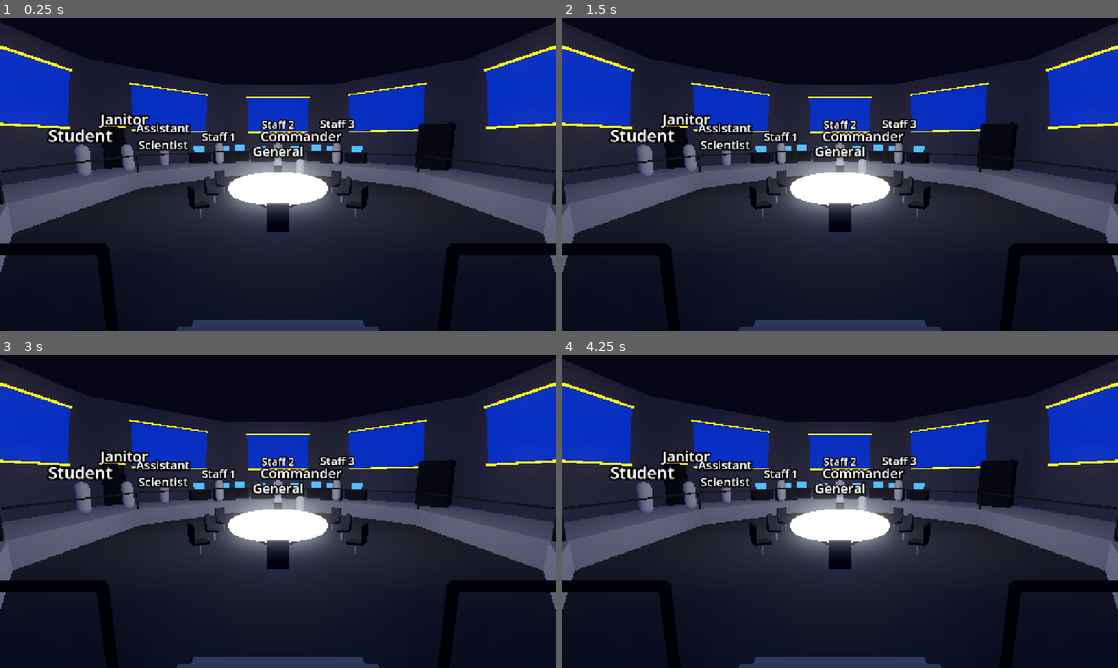
Above: before the commit, frames 1-4 (two rows, left to right).
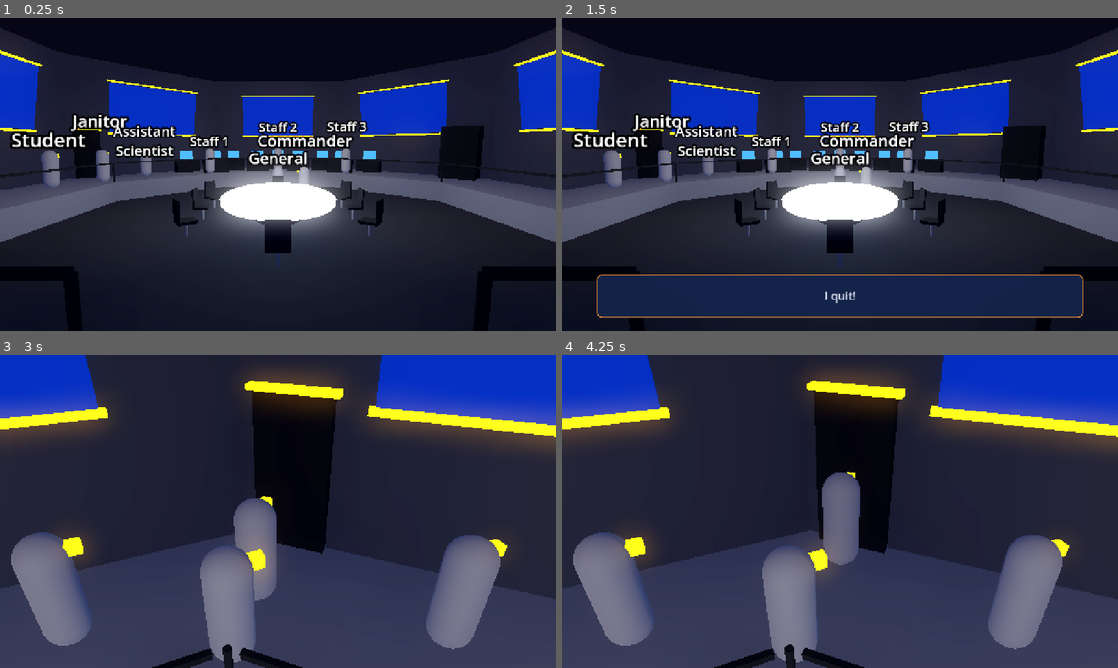
Above: after the commit, the same moments.

Repository: Kaleb-45/how-did-we-get-here
Game: Godot game, scene res://scenes/cutscene_intro.tscn
Two runs of this game, one before a commit and one after it. Both use one fixed random seed, a clock stepped at 60 frames per second and the inputs below. This scene is started directly instead of the project's main scene.
Inputs (mouse positions are in pixels of both pictures, inside the frame that each line leads up to):
- Up to frame 1 (0.25 s): no input
- Up to frame 2 (1.5 s): move the mouse to (962, 158) at 0.52 s; hold D 0.53-1.28 s; tap E at 0.6 s; click (962, 158) at 0.67 s; tap Space at 0.77 s; move the mouse to (728, 190) at 1.27 s; hold S from 1.28 s (still down); tap Tab at 1.35 s; click (728, 190) at 1.42 s
- Up to frame 3 (3 s): tap Space at 1.52, 2.75 s; tap Enter at 2 s; move the mouse to (333, 442) at 2.02 s; release S at 2.03 s; hold D 2.03-2.78 s; tap E at 2.1 s; click (333, 442) at 2.17 s; move the mouse to (250, 574) at 2.77 s; hold W from 2.78 s (still down); tap Tab at 2.85 s; click (250, 574) at 2.92 s
- Up to frame 4 (4.25 s): tap Space at 3.02, 3.77 s; move the mouse to (1006, 558) at 3.52 s; release W at 3.53 s; hold A from 3.53 s (still down); tap E at 3.6 s; click (1006, 558) at 3.67 s

The runs differ from the first frame. In frame 1, 26% of the frame differs, in the area x 0-100%, y 1-100%; in frame 2, 37%; in frame 3, 78%; in frame 4, 78%, in the area x 0-100%, y 0-100%.

Commit message:
Animate intro cutscene: camera cuts, people, subtitles, fade, then name screen
Co-Authored-By: Claude Sonnet 5.5 <noreply@anthropic.com>

Diff:
--- a/data/story.json
+++ b/data/story.json
@@ -238,6 +238,13 @@
       "AssistantScientist": "Assistant Scientist",
       "Janitor": "Janitor",
       "Student": "Student"
+    },
+    "subtitles": {
+      "_readme": "The subtitle lines at the bottom of the cutscene. The AnimationPlayer calls show_subtitle with one of these names at the right time.",
+      "commander_quit": "I quit!",
+      "general_who": "This mission launches on schedule. Who will run it?",
+      "general_need": "I need somebody. Anybody!",
+      "general_you": "You. I want you."
     }
   }
 }
--- a/scenes/cutscene_intro.tscn
+++ b/scenes/cutscene_intro.tscn
@@ -108,6 +108,429 @@
 glow_hdr_threshold = 0.9
 glow_blend_mode = 1
 
+[sub_resource type="BoxMesh" id="BoxMesh_nose"]
+size = Vector3(0.16, 0.16, 0.3)
+
+[sub_resource type="BoxMesh" id="BoxMesh_arm"]
+size = Vector3(0.18, 0.18, 0.9)
+
+[sub_resource type="Animation" id="Animation_intro"]
+resource_name = "intro"
+length = 23.0
+step = 0.1
+tracks/0/type = "value"
+tracks/0/imported = false
+tracks/0/enabled = true
+tracks/0/path = NodePath("Camera3D:position")
+tracks/0/interp = 1
+tracks/0/loop_wrap = true
+tracks/0/keys = {
+"times": PackedFloat32Array(0, 3, 5, 9, 12, 14, 17),
+"transitions": PackedFloat32Array(1, 1, 1, 1, 1, 1, 1),
+"update": 1,
+"values": [Vector3(0, 3, 10.6), Vector3(-6, 5.2, -3), Vector3(1.6, 2, -1.9), Vector3(0, 3, 10.6), Vector3(-1.3, 1.9, -3), Vector3(0, 1.9, -1.9), Vector3(-3.2, 4.4, -0.6)]
+}
+tracks/1/type = "value"
+tracks/1/imported = false
+tracks/1/enabled = true
+tracks/1/path = NodePath("Camera3D:rotation")
+tracks/1/interp = 1
+tracks/1/loop_wrap = true
+tracks/1/keys = {
+"times": PackedFloat32Array(0, 3, 5, 9, 12, 14, 17),
+"transitions": PackedFloat32Array(1, 1, 1, 1, 1, 1, 1),
+"update": 1,
+"values": [Vector3(-0.1121, 0, 0), Vector3(-0.539, 1.1607, 0), Vector3(-0.1865, 0.4831, 0), Vector3(-0.1121, 0, 0), Vector3(-0.1482, -0.588, 0), Vector3(-0.1304, 0, 0), Vector3(-0.3524, 1.0692, 0)]
+}
+tracks/2/type = "value"
+tracks/2/imported = false
+tracks/2/enabled = true
+tracks/2/path = NodePath("Camera3D:fov")
+tracks/2/interp = 1
+tracks/2/loop_wrap = true
+tracks/2/keys = {
+"times": PackedFloat32Array(0, 3, 5, 9, 12, 14, 17),
+"transitions": PackedFloat32Array(1, 1, 1, 1, 1, 1, 1),
+"update": 1,
+"values": [60, 45, 55, 60, 38, 42, 55]
+}
+tracks/3/type = "value"
+tracks/3/imported = false
+tracks/3/enabled = true
+tracks/3/path = NodePath("People/Person_Commander:position")
+tracks/3/interp = 1
+tracks/3/loop_wrap = true
+tracks/3/keys = {
+"times": PackedFloat32Array(0, 0.4, 0.8, 1.2, 1.6, 2, 2.999, 3, 3.4, 4.7),
+"transitions": PackedFloat32Array(1, 1, 0.5, 2, 1, 1, 1, 1, 1, 1),
+"update": 0,
+"values": [Vector3(1.5, 0, -4.8), Vector3(1.5, 0, -4.8), Vector3(1.5, 0.6, -4.8), Vector3(1.5, 0, -4.8), Vector3(1.5, 0, -4.8), Vector3(1.5, 0, -4.8), Vector3(1.5, 0, -4.8), Vector3(-10.2177, 1, -4.4901), Vector3(-10.2177, 1, -4.4901), Vector3(-11.2077, 1, -5.4801)]
+}
+tracks/4/type = "value"
+tracks/4/imported = false
+tracks/4/enabled = true
+tracks/4/path = NodePath("People/Person_Commander:rotation:y")
+tracks/4/interp = 1
+tracks/4/loop_wrap = true
+tracks/4/keys = {
+"times": PackedFloat32Array(0, 2.999, 3),
+"transitions": PackedFloat32Array(1, 1, 1),
+"update": 0,
+"values": [1.4711, 1.4711, 0.7854]
+}
+tracks/5/type = "value"
+tracks/5/imported = false
+tracks/5/enabled = true
+tracks/5/path = NodePath("People/Person_Commander:visible")
+tracks/5/interp = 1
+tracks/5/loop_wrap = true
+tracks/5/keys = {
+"times": PackedFloat32Array(0, 4.7),
+"transitions": PackedFloat32Array(1, 1),
+"update": 1,
+"values": [true, false]
+}
+tracks/6/type = "value"
+tracks/6/imported = false
+tracks/6/enabled = true
+tracks/6/path = NodePath("People/Person_General:rotation:y")
+tracks/6/interp = 1
+tracks/6/loop_wrap = true
+tracks/6/keys = {
+"times": PackedFloat32Array(0, 5.5, 6.5, 12, 12.4, 13, 13.6, 14),
+"transitions": PackedFloat32Array(1, 1, 1, 1, 1, 1, 1, 1),
+"update": 0,
+"values": [0, 0, 3.1416, 3.1416, 3.7416, 2.5416, 3.4416, 3.1416]
+}
+tracks/7/type = "value"
+tracks/7/imported = false
+tracks/7/enabled = true
+tracks/7/path = NodePath("People/Person_General/ArmPivot:visible")
+tracks/7/interp = 1
+tracks/7/loop_wrap = true
+tracks/7/keys = {
+"times": PackedFloat32Array(0, 14.2),
+"transitions": PackedFloat32Array(1, 1),
+"update": 1,
+"values": [false, true]
+}
+tracks/8/type = "value"
+tracks/8/imported = false
+tracks/8/enabled = true
+tracks/8/path = NodePath("People/Person_General/ArmPivot:rotation:x")
+tracks/8/interp = 1
+tracks/8/loop_wrap = true
+tracks/8/keys = {
+"times": PackedFloat32Array(0, 14.2, 14.9),
+"transitions": PackedFloat32Array(1, 1, 0.5),
+"update": 0,
+"values": [-1.5708, -1.5708, 0.2]
+}
+tracks/9/type = "value"
+tracks/9/imported = false
+tracks/9/enabled = true
+tracks/9/path = NodePath("People/Person_General/ArmPivot:rotation:y")
+tracks/9/interp = 1
+tracks/9/loop_wrap = true
+tracks/9/keys = {
+"times": PackedFloat32Array(0),
+"transitions": PackedFloat32Array(1),
+"update": 0,
+"values": [0.17]
+}
+tracks/10/type = "value"
+tracks/10/imported = false
+tracks/10/enabled = true
+tracks/10/path = NodePath("People/Person_Staff1:position")
+tracks/10/interp = 1
+tracks/10/loop_wrap = true
+tracks/10/keys = {
+"times": PackedFloat32Array(0, 9.3, 10.335, 10.8),
+"transitions": PackedFloat32Array(1, 1, 1, 1),
+"update": 0,
+"values": [Vector3(-4.7, 1, -8.17), Vector3(-4.7, 1, -8.17), Vector3(-3, 1, -8.7), Vector3(-3, 1, -9.5)]
+}
+tracks/11/type = "value"
+tracks/11/imported = false
+tracks/11/enabled = true
+tracks/11/path = NodePath("People/Person_Staff1:rotation:y")
+tracks/11/interp = 1
+tracks/11/loop_wrap = true
+tracks/11/keys = {
+"times": PackedFloat32Array(0, 9.29, 9.55, 10.325, 10.585),
+"transitions": PackedFloat32Array(1, 1, 1, 1, 1),
+"update": 0,
+"values": [0, 0, -1.2686, -1.2686, 0]
+}
+tracks/12/type = "value"
+tracks/12/imported = false
+tracks/12/enabled = true
+tracks/12/path = NodePath("People/Person_Staff1:scale")
+tracks/12/interp = 1
+tracks/12/loop_wrap = true
+tracks/12/keys = {
+"times": PackedFloat32Array(0, 10.8, 11.2),
+"transitions": PackedFloat32Array(1, 1, 1),
+"update": 0,
+"values": [Vector3(1, 1, 1), Vector3(1, 1, 1), Vector3(1, 0.55, 1)]
+}
+tracks/13/type = "value"
+tracks/13/imported = false
+tracks/13/enabled = true
+tracks/13/path = NodePath("People/Person_Staff2:position")
+tracks/13/interp = 1
+tracks/13/loop_wrap = true
+tracks/13/keys = {
+"times": PackedFloat32Array(0, 9.3, 10.5),
+"transitions": PackedFloat32Array(1, 1, 1),
+"update": 0,
+"values": [Vector3(0, 1, -9), Vector3(0, 1, -9), Vector3(0, 1, -10.3)]
+}
+tracks/14/type = "value"
+tracks/14/imported = false
+tracks/14/enabled = true
+tracks/14/path = NodePath("People/Person_Staff2:rotation:y")
+tracks/14/interp = 1
+tracks/14/loop_wrap = true
+tracks/14/keys = {
+"times": PackedFloat32Array(0, 9.29, 9.55),
+"transitions": PackedFloat32Array(1, 1, 1),
+"update": 0,
+"values": [0, 0, 0]
+}
+tracks/15/type = "value"
+tracks/15/imported = false
+tracks/15/enabled = true
+tracks/15/path = NodePath("People/Person_Staff2:scale")
+tracks/15/interp = 1
+tracks/15/loop_wrap = true
+tracks/15/keys = {
+"times": PackedFloat32Array(0, 10.5, 10.9),
+"transitions": PackedFloat32Array(1, 1, 1),
+"update": 0,
+"values": [Vector3(1, 1, 1), Vector3(1, 1, 1), Vector3(1, 0.55, 1)]
+}
+tracks/16/type = "value"
+tracks/16/imported = false
+tracks/16/enabled = true
+tracks/16/path = NodePath("People/Person_Staff3:position")
+tracks/16/interp = 1
+tracks/16/loop_wrap = true
+tracks/16/keys = {
+"times": PackedFloat32Array(0, 9.3, 9.9148, 10.7098, 11.35, 11.6),
+"transitions": PackedFloat32Array(1, 1, 1, 1, 1, 1),
+"update": 0,
+"values": [Vector3(4.7, 1, -8.17), Vector3(4.7, 1, -8.17), Vector3(6.5, 1, -7.5), Vector3(8.4, 1, -5.9), Vector3(10, 1, -4.7), Vector3(10.6, 1, -5.2)]
+}
+tracks/17/type = "value"
+tracks/17/imported = false
+tracks/17/enabled = true
+tracks/17/path = NodePath("People/Person_Staff3:rotation:y")
+tracks/17/interp = 1
+tracks/17/loop_wrap = true
+tracks/17/keys = {
+"times": PackedFloat32Array(0, 9.29, 9.55, 9.9048, 10.1648, 10.6998, 10.9598, 11.34, 11.6),
+"transitions": PackedFloat32Array(1, 1, 1, 1, 1, 1, 1, 1, 1),
+"update": 0,
+"values": [0, 0, -1.9271, -1.9271, -2.2707, -2.2707, -2.2143, -2.2143, -0.8761]
+}
+tracks/18/type = "value"
+tracks/18/imported = false
+tracks/18/enabled = true
+tracks/18/path = NodePath("People/Person_Staff3:visible")
+tracks/18/interp = 1
+tracks/18/loop_wrap = true
+tracks/18/keys = {
+"times": PackedFloat32Array(0, 11.7),
+"transitions": PackedFloat32Array(1, 1),
+"update": 1,
+"values": [true, false]
+}
+tracks/19/type = "value"
+tracks/19/imported = false
+tracks/19/enabled = true
+tracks/19/path = NodePath("People/Person_AssistantScientist:rotation:y")
+tracks/19/interp = 1
+tracks/19/loop_wrap = true
+tracks/19/keys = {
+"times": PackedFloat32Array(0, 17.5, 18.1),
+"transitions": PackedFloat32Array(1, 1, 1),
+"update": 0,
+"values": [0, 0, 2.8072]
+}
+tracks/20/type = "value"
+tracks/20/imported = false
+tracks/20/enabled = true
+tracks/20/path = NodePath("People/Person_Janitor:rotation:y")
+tracks/20/interp = 1
+tracks/20/loop_wrap = true
+tracks/20/keys = {
+"times": PackedFloat32Array(0, 18.3, 18.9, 19.3, 19.9),
+"transitions": PackedFloat32Array(1, 1, 1, 1, 1),
+"update": 0,
+"values": [0, 0, 2.615, 2.615, -0.3344]
+}
+tracks/21/type = "value"
+tracks/21/imported = false
+tracks/21/enabled = true
+tracks/21/path = NodePath("People/Person_Student:rotation:y")
+tracks/21/interp = 1
+tracks/21/loop_wrap = true
+tracks/21/keys = {
+"times": PackedFloat32Array(0, 19.4, 20),
+"transitions": PackedFloat32Array(1, 1, 1),
+"update": 0,
+"values": [0, 0, -0.5266]
+}
+tracks/22/type = "method"
+tracks/22/imported = false
+tracks/22/enabled = true
+tracks/22/path = NodePath(".")
+tracks/22/interp = 1
+tracks/22/loop_wrap = true
+tracks/22/keys = {
+"times": PackedFloat32Array(0.3, 2.8, 5.5, 8.8, 12.2, 13.8, 14.8, 16.8),
+"transitions": PackedFloat32Array(1, 1, 1, 1, 1, 1, 1, 1),
+"values": [{
+"args": ["commander_quit"],
+"method": &"show_subtitle"
+}, {
+"args": [],
+"method": &"hide_subtitle"
+}, {
+"args": ["general_who"],
+"method": &"show_subtitle"
+}, {
+"args": [],
+"method": &"hide_subtitle"
+}, {
+"args": ["general_need"],
+"method": &"show_subtitle"
+}, {
+"args": [],
+"method": &"hide_subtitle"
+}, {
+"args": ["general_you"],
+"method": &"show_subtitle"
+}, {
+"args": [],
+"method": &"hide_subtitle"
+}]
+}
+tracks/23/type = "value"
+tracks/23/imported = false
+tracks/23/enabled = true
+tracks/23/path = NodePath("CanvasLayer/Fade:color")
+tracks/23/interp = 1
+tracks/23/loop_wrap = true
+tracks/23/keys = {
+"times": PackedFloat32Array(0, 21, 23),
+"transitions": PackedFloat32Array(1, 1, 1),
+"update": 0,
+"values": [Color(0, 0, 0, 0), Color(0, 0, 0, 0), Color(0, 0, 0, 1)]
+}
+tracks/24/type = "value"
+tracks/24/imported = false
+tracks/24/enabled = true
+tracks/24/path = NodePath("People/Person_General/Label:visible")
+tracks/24/interp = 1
+tracks/24/loop_wrap = true
+tracks/24/keys = {
+"times": PackedFloat32Array(0, 3, 9, 12, 17),
+"transitions": PackedFloat32Array(1, 1, 1, 1, 1),
+"update": 1,
+"values": [true, false, true, false, true]
+}
+tracks/25/type = "value"
+tracks/25/imported = false
+tracks/25/enabled = true
+tracks/25/path = NodePath("People/Person_Commander/Label:visible")
+tracks/25/interp = 1
+tracks/25/loop_wrap = true
+tracks/25/keys = {
+"times": PackedFloat32Array(0, 3, 9, 12, 17),
+"transitions": PackedFloat32Array(1, 1, 1, 1, 1),
+"update": 1,
+"values": [true, false, true, false, true]
+}
+tracks/26/type = "value"
+tracks/26/imported = false
+tracks/26/enabled = true
+tracks/26/path = NodePath("People/Person_Staff1/Label:visible")
+tracks/26/interp = 1
+tracks/26/loop_wrap = true
+tracks/26/keys = {
+"times": PackedFloat32Array(0, 3, 9, 12, 17),
+"transitions": PackedFloat32Array(1, 1, 1, 1, 1),
+"update": 1,
+"values": [true, false, true, false, true]
+}
+tracks/27/type = "value"
+tracks/27/imported = false
+tracks/27/enabled = true
+tracks/27/path = NodePath("People/Person_Staff2/Label:visible")
+tracks/27/interp = 1
+tracks/27/loop_wrap = true
+tracks/27/keys = {
+"times": PackedFloat32Array(0, 3, 9, 12, 17),
+"transitions": PackedFloat32Array(1, 1, 1, 1, 1),
+"update": 1,
+"values": [true, false, true, false, true]
+}
+tracks/28/type = "value"
+tracks/28/imported = false
+tracks/28/enabled = true
+tracks/28/path = NodePath("People/Person_Staff3/Label:visible")
+tracks/28/interp = 1
+tracks/28/loop_wrap = true
+tracks/28/keys = {
+"times": PackedFloat32Array(0, 3, 9, 12, 17),
+"transitions": PackedFloat32Array(1, 1, 1, 1, 1),
+"update": 1,
+"values": [true, false, true, false, true]
+}
+tracks/29/type = "value"
+tracks/29/imported = false
+tracks/29/enabled = true
+tracks/29/path = NodePath("People/Person_AssistantScientist/Label:visible")
+tracks/29/interp = 1
+tracks/29/loop_wrap = true
+tracks/29/keys = {
+"times": PackedFloat32Array(0, 3, 9, 12, 17),
+"transitions": PackedFloat32Array(1, 1, 1, 1, 1),
+"update": 1,
+"values": [true, false, true, false, true]
+}
+tracks/30/type = "value"
+tracks/30/imported = false
+tracks/30/enabled = true
+tracks/30/path = NodePath("People/Person_Janitor/Label:visible")
+tracks/30/interp = 1
+tracks/30/loop_wrap = true
+tracks/30/keys = {
+"times": PackedFloat32Array(0, 3, 9, 12, 17),
+"transitions": PackedFloat32Array(1, 1, 1, 1, 1),
+"update": 1,
+"values": [true, false, true, false, true]
+}
+tracks/31/type = "value"
+tracks/31/imported = false
+tracks/31/enabled = true
+tracks/31/path = NodePath("People/Person_Student/Label:visible")
+tracks/31/interp = 1
+tracks/31/loop_wrap = true
+tracks/31/keys = {
+"times": PackedFloat32Array(0, 3, 9, 12, 17),
+"transitions": PackedFloat32Array(1, 1, 1, 1, 1),
+"update": 1,
+"values": [true, false, true, false, true]
+}
+
+[sub_resource type="AnimationLibrary" id="AnimationLibrary_intro"]
+_data = {
+&"intro": SubResource("Animation_intro")
+}
+
 [node name="CutsceneIntro" type="Node3D"]
 script = ExtResource("1_cut")
 
@@ -725,6 +1148,20 @@
 transform = Transform3D(1.0000, 0, 0, 0, 1.0000, 0, 0, 0, 1.0000, 0, 0.8500, 0)
 mesh = SubResource("CapsuleMesh_21")
 surface_material_override/0 = ExtResource("m_person_grey")
+
+[node name="Nose" type="MeshInstance3D" parent="People/Person_General"]
+transform = Transform3D(1, 0, 0, 0, 1, 0, 0, 0, 1, 0, 1.45, -0.3)
+mesh = SubResource("BoxMesh_nose")
+surface_material_override/0 = ExtResource("m_amber")
+
+[node name="ArmPivot" type="Node3D" parent="People/Person_General"]
+transform = Transform3D(1, 0, 0, 0, 0, 1, 0, -1, 0, 0.45, 1.35, 0)
+visible = false
+
+[node name="Arm" type="MeshInstance3D" parent="People/Person_General/ArmPivot"]
+transform = Transform3D(1, 0, 0, 0, 1, 0, 0, 0, 1, 0, 0, -0.45)
+mesh = SubResource("BoxMesh_arm")
+surface_material_override/0 = ExtResource("m_amber")
 
 [node name="Label" type="Label3D" parent="People/Person_General"]
 transform = Transform3D(1.0000, 0, 0, 0, 1.0000, 0, 0, 0, 1.0000, 0, 2.2000, 0)
@@ -743,6 +1180,11 @@
 mesh = SubResource("CapsuleMesh_21")
 surface_material_override/0 = ExtResource("m_person_grey")
 
+[node name="Nose" type="MeshInstance3D" parent="People/Person_Commander"]
+transform = Transform3D(1, 0, 0, 0, 1, 0, 0, 0, 1, 0, 1.45, -0.3)
+mesh = SubResource("BoxMesh_nose")
+surface_material_override/0 = ExtResource("m_amber")
+
 [node name="Label" type="Label3D" parent="People/Person_Commander"]
 transform = Transform3D(1.0000, 0, 0, 0, 1.0000, 0, 0, 0, 1.0000, 0, 3.2000, 0)
 pixel_size = 0.034
@@ -760,6 +1202,11 @@
 mesh = SubResource("CapsuleMesh_21")
 surface_material_override/0 = ExtResource("m_person_grey")
 
+[node name="Nose" type="MeshInstance3D" parent="People/Person_Staff1"]
+transform = Transform3D(1, 0, 0, 0, 1, 0, 0, 0, 1, 0, 1.45, -0.3)
+mesh = SubResource("BoxMesh_nose")
+surface_material_override/0 = ExtResource("m_amber")
+
 [node name="Label" type="Label3D" parent="People/Person_Staff1"]
 transform = Transform3D(1.0000, 0, 0, 0, 1.0000, 0, 0, 0, 1.0000, 0, 2.2000, 0)
 pixel_size = 0.034
@@ -777,6 +1224,11 @@
 mesh = SubResource("CapsuleMesh_21")
 surface_material_override/0 = ExtResource("m_person_grey")
 
+[node name="Nose" type="MeshInstance3D" parent="People/Person_Staff2"]
+transform = Transform3D(1, 0, 0, 0, 1, 0, 0, 0, 1, 0, 1.45, -0.3)
+mesh = SubResource("BoxMesh_nose")
+surface_material_override/0 = ExtResource("m_amber")
+
 [node name="Label" type="Label3D" parent="People/Person_Staff2"]
 transform = Transform3D(1.0000, 0, 0, 0, 1.0000, 0, 0, 0, 1.0000, 0, 3.2000, 0)
 pixel_size = 0.034
@@ -794,6 +1246,11 @@
 mesh = SubResource("CapsuleMesh_21")
 surface_material_override/0 = ExtResource("m_person_grey")
 
+[node name="Nose" type="MeshInstance3D" parent="People/Person_Staff3"]
+transform = Transform3D(1, 0, 0, 0, 1, 0, 0, 0, 1, 0, 1.45, -0.3)
+mesh = SubResource("BoxMesh_nose")
+surface_material_override/0 = ExtResource("m_amber")
+
 [node name="Label" type="Label3D" parent="People/Person_Staff3"]
 transform = Transform3D(1.0000, 0, 0, 0, 1.0000, 0, 0, 0, 1.0000, 0, 3.2000, 0)
 pixel_size = 0.034
@@ -811,6 +1268,11 @@
 mesh = SubResource("CapsuleMesh_21")
 surface_material_override/0 = ExtResource("m_person_grey")
 
+[node name="Nose" type="MeshInstance3D" parent="People/Person_AssistantScientist"]
+transform = Transform3D(1, 0, 0, 0, 1, 0, 0, 0, 1, 0, 1.45, -0.3)
+mesh = SubResource("BoxMesh_nose")
+surface_material_override/0 = ExtResource("m_amber")
+
 [node name="Label" type="Label3D" parent="People/Person_AssistantScientist"]
 transform = Transform3D(1.0000, 0, 0, 0, 1.0000, 0, 0, 0, 1.0000, 0, 2.2000, 0)
 pixel_size = 0.034
@@ -828,6 +1290,11 @@
 mesh = SubResource("CapsuleMesh_21")
 surface_material_override/0 = ExtResource("m_person_grey")
 
+[node name="Nose" type="MeshInstance3D" parent="People/Person_Janitor"]
+transform = Transform3D(1, 0, 0, 0, 1, 0, 0, 0, 1, 0, 1.45, -0.3)
+mesh = SubResource("BoxMesh_nose")
+surface_material_override/0 = ExtResource("m_amber")
+
 [node name="Label" type="Label3D" parent="People/Person_Janitor"]
 transform = Transform3D(1.0000, 0, 0, 0, 1.0000, 0, 0, 0, 1.0000, 0, 3.2000, 0)
 pixel_size = 0.034
@@ -845,6 +1312,11 @@
 mesh = SubResource("CapsuleMesh_21")
 surface_material_override/0 = ExtResource("m_person_grey")
 
+[node name="Nose" type="MeshInstance3D" parent="People/Person_Student"]
+transform = Transform3D(1, 0, 0, 0, 1, 0, 0, 0, 1, 0, 1.45, -0.3)
+mesh = SubResource("BoxMesh_nose")
+surface_material_override/0 = ExtResource("m_amber")
+
 [node name="Label" type="Label3D" parent="People/Person_Student"]
 transform = Transform3D(1.0000, 0, 0, 0, 1.0000, 0, 0, 0, 1.0000, 0, 2.2000, 0)
 pixel_size = 0.034
@@ -860,6 +1332,41 @@
 fov = 68.0
 
 [node name="AnimationPlayer" type="AnimationPlayer" parent="."]
+libraries = {
+&"": SubResource("AnimationLibrary_intro")
+}
+autoplay = "intro"
 
 [node name="WorldEnvironment" type="WorldEnvironment" parent="."]
 environment = SubResource("Env_war_room")
+
+[node name="CanvasLayer" type="CanvasLayer" parent="."]
+
+[node name="SubtitleBox" type="PanelContainer" parent="CanvasLayer"]
+visible = false
+anchors_preset = 12
+anchor_top = 1.0
+anchor_right = 1.0
+anchor_bottom = 1.0
+offset_left = 80.0
+offset_top = -130.0
+offset_right = -80.0
+offset_bottom = -30.0
+grow_horizontal = 2
+grow_vertical = 0
+theme_type_variation = &"NavyPanel"
+
+[node name="Subtitle" type="Label" parent="CanvasLayer/SubtitleBox"]
+layout_mode = 2
+horizontal_alignment = 1
+vertical_alignment = 1
+autowrap_mode = 3
+
+[node name="Fade" type="ColorRect" parent="CanvasLayer"]
+anchors_preset = 15
+anchor_right = 1.0
+anchor_bottom = 1.0
+grow_horizontal = 2
+grow_vertical = 2
+mouse_filter = 2
+color = Color(0, 0, 0, 0)
--- a/scripts/cutscene_intro.gd
+++ b/scripts/cutscene_intro.gd
@@ -1,12 +1,24 @@
 # cutscene_intro.gd
-# Greybox mission control room. It does NOT animate yet.
-# This script only fills in the name over each person's head.
-# The words come from data/story.json ("cutscene_intro" > "labels"),
-# and the letter size comes from the shared theme.
+# The intro cutscene in the mission control war room.
+# The AnimationPlayer node plays one animation called "intro" by itself
+# (Autoplay). The animation moves the camera and the people, shows and
+# hides the subtitles, and fades to black at the end.
+# This script does three small jobs:
+#   1. It puts the name over each person's head.
+#   2. It shows and hides the subtitle when the animation asks.
+#   3. When the animation ends, it goes to the name screen.
+# The words come from data/story.json ("cutscene_intro"), and the letter
+# size comes from the shared theme.
 extends Node3D
 
+@onready var subtitle_box: PanelContainer = $CanvasLayer/SubtitleBox
+@onready var subtitle: Label = $CanvasLayer/SubtitleBox/Subtitle
+@onready var animation_player: AnimationPlayer = $AnimationPlayer
+
+
 func _ready() -> void:
-	var names: Dictionary = Data.story.get("cutscene_intro", {}).get("labels", {})
+	var words: Dictionary = Data.story.get("cutscene_intro", {})
+	var names: Dictionary = words.get("labels", {})
 	var theme_font_size: int = load("res://theme/game_theme.tres").default_font_size
 	for person in $People.get_children():
 		# "Person_Staff1" -> key "Staff1"
@@ -14,3 +26,22 @@
 		var label: Label3D = person.get_node("Label")
 		label.text = names.get(key, "MISSING: " + key)
 		label.font_size = theme_font_size
+	# When the animation is over, move on to the next screen.
+	animation_player.animation_finished.connect(_on_animation_finished)
+
+
+# The animation calls this (a "method track") to show one subtitle line.
+func show_subtitle(key: String) -> void:
+	var lines: Dictionary = Data.story.get("cutscene_intro", {}).get("subtitles", {})
+	subtitle.text = lines.get(key, "MISSING: " + key)
+	subtitle_box.visible = true
+
+
+func hide_subtitle() -> void:
+	subtitle_box.visible = false
+
+
+# Go to the name screen. StageManager is the same way every other screen
+# moves on (the screen list is in data/game_data.json, "stages").
+func _on_animation_finished(_animation_name: StringName) -> void:
+	StageManager.go_to("name")
Not shown, changed: TASKS.md
